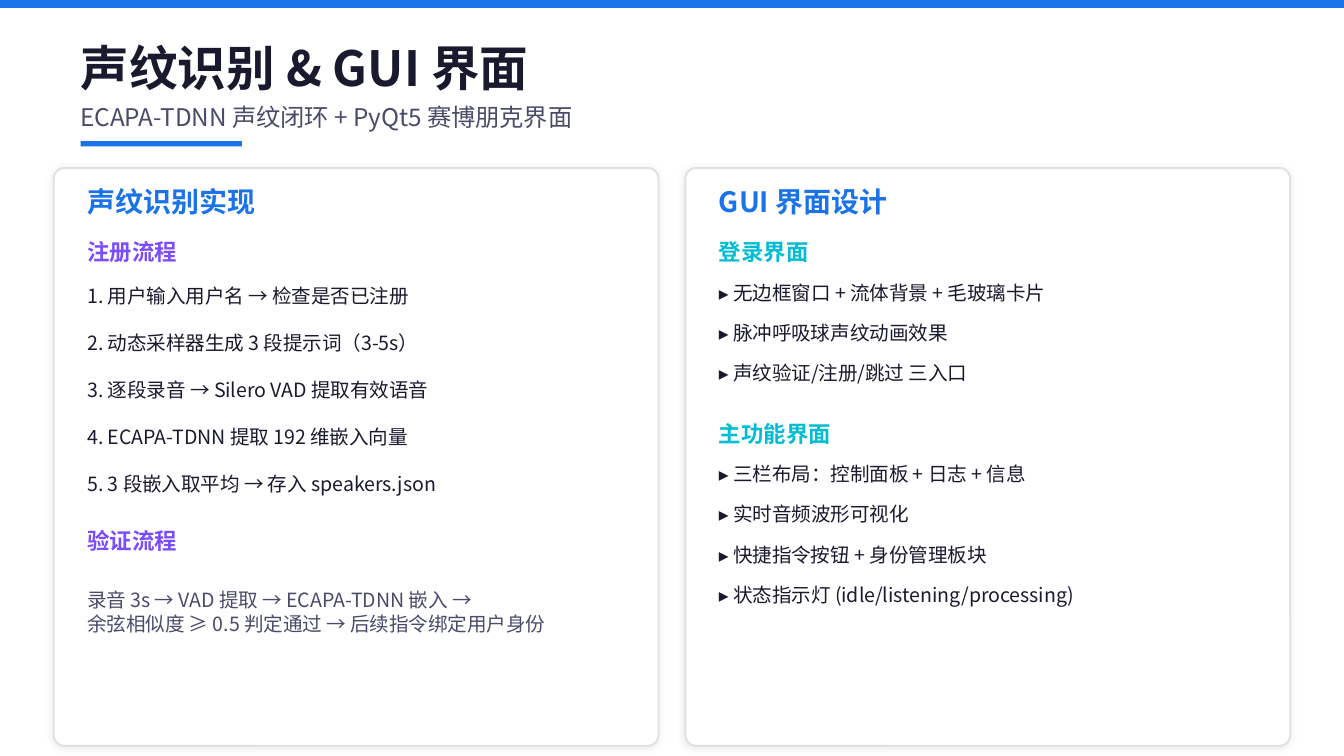
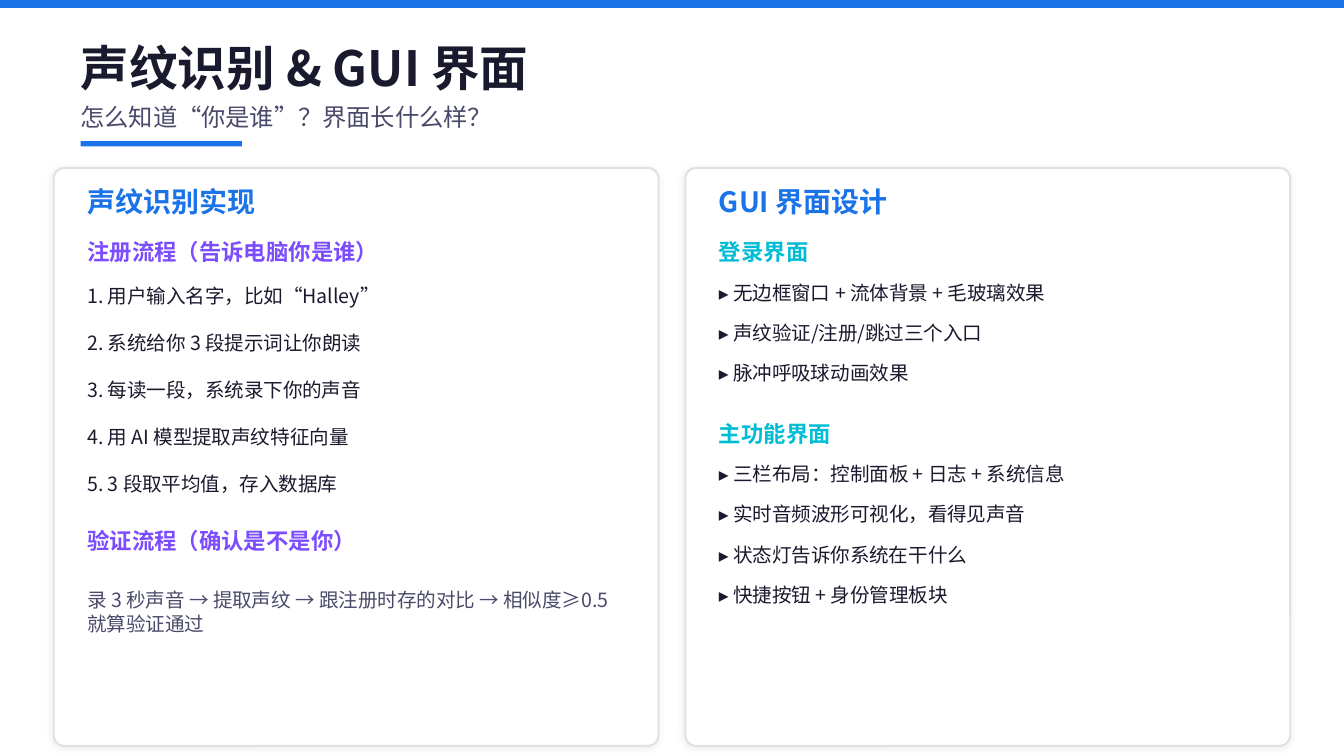
Before and after one commit to Halley7025/voice-recognition-assistant, a slide deck: slide 6 of 语音识别助手_项目汇报.pptx. Drawn at 1344x756 pixels with LibreOffice and Linux fonts; fonts in the diff are those of the drawing. Boxes give left, top, right and bottom in pixels: in the first picture for what was removed or moved away, otherwise in the second. Text is boxed around its words. In the diff, an @@ line names an element or a change of style, - is before the commit and + after.

```diff
--- a/语音识别助手_项目汇报.pptx
+++ b/语音识别助手_项目汇报.pptx
@@ text at bbox=[81, 105, 492, 128]: text changed @@
-ECAPA-TDNN 声纹闭环 + PyQt5 赛博朋克界面
+怎么知道“你是谁”？界面长什么样？
@@ text at bbox=[87, 241, 378, 262]: text changed @@
-注册流程
+注册流程（告诉电脑你是谁）
@@ text at bbox=[87, 286, 380, 308]: text changed @@
-1. 用户输入用户名 → 检查是否已注册
+1. 用户输入名字，比如“Halley”
@@ text at bbox=[733, 283, 1046, 302]: text changed @@
-▸ 无边框窗口 + 流体背景 + 毛玻璃卡片
+▸ 无边框窗口 + 流体背景 + 毛玻璃效果
@@ text at bbox=[733, 323, 982, 344]: text changed @@
-▸ 声纹验证/注册/跳过 三入口
+▸ 声纹验证/注册/跳过三个入口
@@ text at bbox=[87, 333, 361, 352]: text changed @@
-2. 动态采样器生成 3 段提示词（3-5s）
+2. 系统给你 3 段提示词让你朗读
@@ text at bbox=[87, 380, 361, 399]: text changed @@
-3. 逐段录音 → Silero VAD 提取有效语音
+3. 每读一段，系统录下你的声音
@@ text at bbox=[733, 363, 909, 382]: text changed @@
-▸ 脉冲呼吸球声纹动画效果
+▸ 脉冲呼吸球动画效果
@@ text at bbox=[87, 427, 349, 446]: text changed @@
-4. ECAPA-TDNN 提取 192 维嵌入向量
+4. 用 AI 模型提取声纹特征向量
@@ text at bbox=[87, 474, 337, 493]: text changed @@
-5. 3 段嵌入取平均 → 存入 speakers.json
+5. 3 段取平均值，存入数据库
@@ text at bbox=[733, 464, 1065, 483]: text changed @@
-▸ 三栏布局：控制面板 + 日志 + 信息
+▸ 三栏布局：控制面板 + 日志 + 系统信息
@@ text at bbox=[733, 504, 1025, 523]: text changed @@
-▸ 实时音频波形可视化
+▸ 实时音频波形可视化，看得见声音
@@ text at bbox=[87, 530, 355, 551]: text changed @@
-验证流程
+验证流程（确认是不是你）
@@ text at bbox=[733, 545, 967, 564]: text changed @@
-▸ 状态指示灯 (idle/listening/processing)
+▸ 状态灯告诉你系统在干什么
@@ text at bbox=[87, 590, 608, 633]: text changed @@
-录音 3s → VAD 提取 → ECAPA-TDNN 嵌入 →
-余弦相似度 ≥ 0.5 判定通过 → 后续指令绑定用户身份
+录 3 秒声音 → 提取声纹 → 跟注册时存的对比 → 相似度≥0.5 就算验证通过
@@ text at bbox=[733, 585, 948, 604]: text changed @@
-▸ 快捷指令按钮 + 身份管理板块
+▸ 快捷按钮 + 身份管理板块
```
Also in this commit, not shown: 6 other slides changed, 1 other file.
